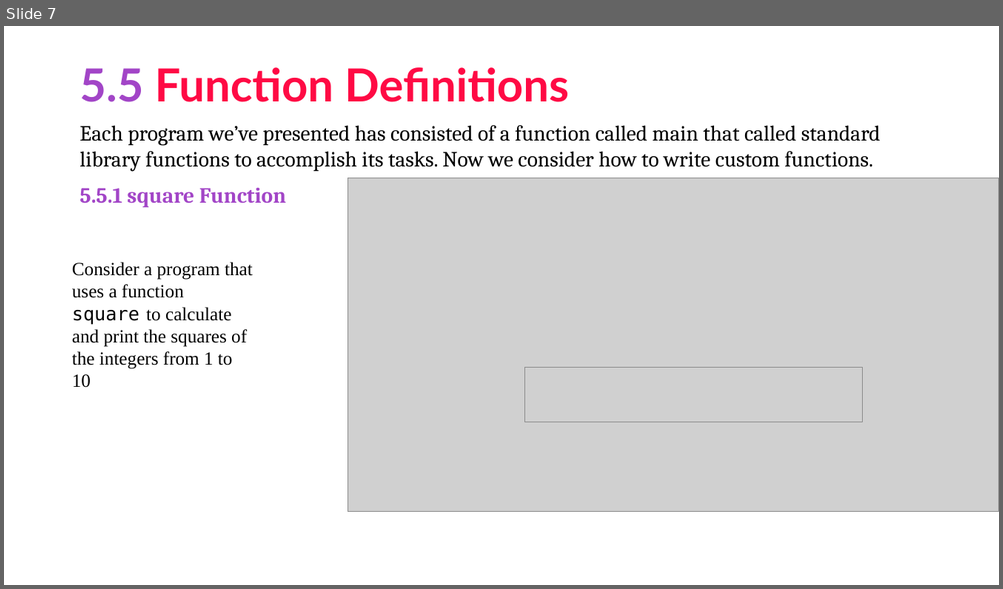
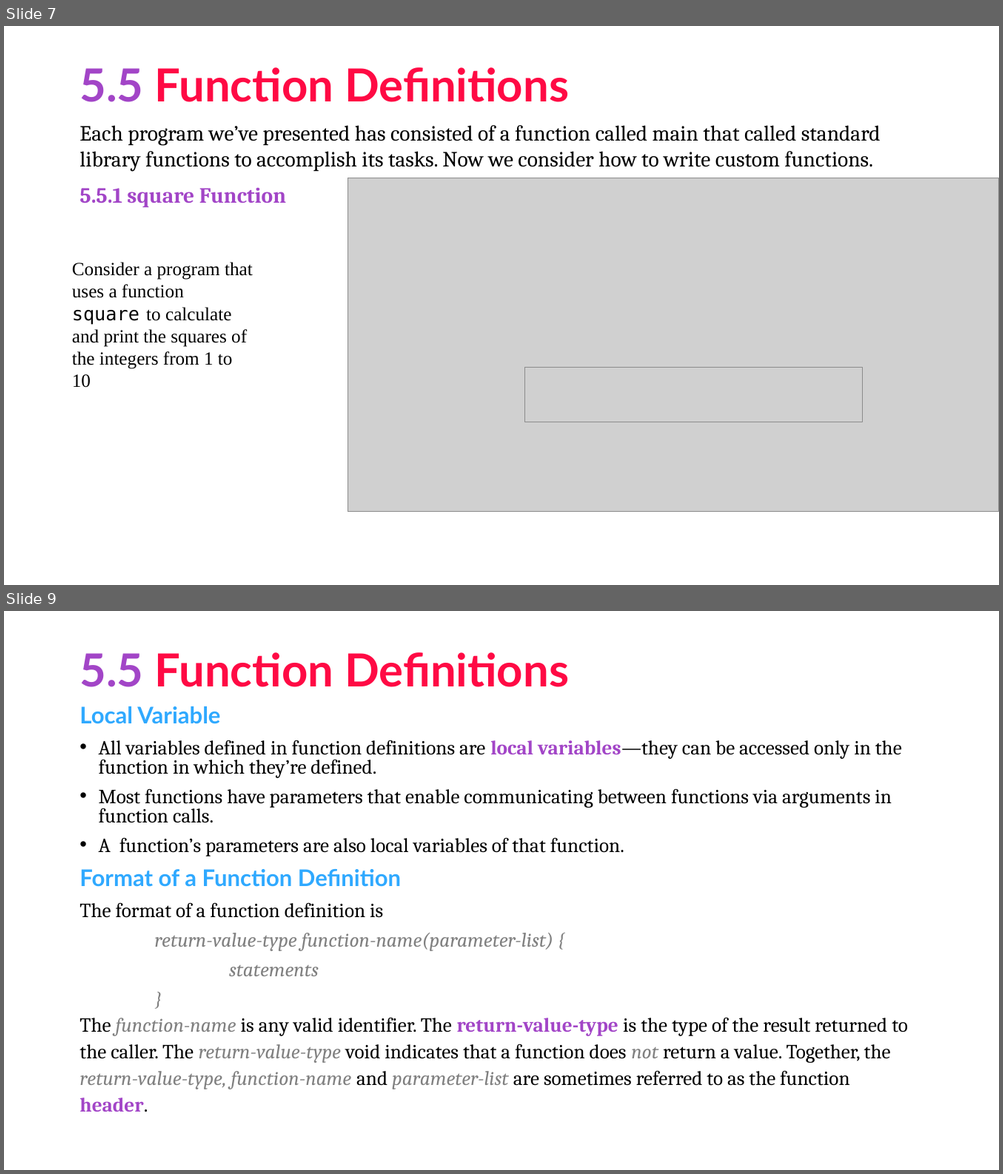
Before and after one commit to asimriaz/FOP, a slide deck: Chapter 5.pptx. Shown one above the other, each under a label of ours: slide 7 before the commit, slides 7 and 9 after it; the slides between them are not shown. The pictures are 1003x589 and 1003x1174 pixels, drawn with LibreOffice and Linux fonts; fonts in the diff are those of the drawing; grey boxes stand for pictures. Boxes give left, top, right and bottom in pixels: in the first picture for what was removed or moved away, otherwise in the second. Text is boxed around its words. In the diff, an @@ line names an element or a change of style, - is before the commit and + after.

```diff
--- a/Chapter 5.pptx
+++ b/Chapter 5.pptx
@@ slide 9 added at <box>4,611,999,1170</box>, background #FFFFFF @@
@@ title added at <box>79,652,569,687</box>, 44 pt, text #FF0A44, bold @@
+5.5 Function Definitions
@@ text added at <box>79,706,908,1112</box>, 19.4 pt, text #000000 @@
+Local Variable
+• All variables defined in function definitions are local variables—they can be accessed only in the function in which they’re defined.
+• Most functions have parameters that enable communicating between functions via arguments in function calls.
+• A function’s parameters are also local variables of that function.
+Format of a Function Definition
+The format of a function definition is
+return-value-type function-name(parameter-list) {
+statements
+}
+The function-name is any valid identifier. The return-value-type is the type of the result returned to the caller. The return-value-type void indicates that a function does not return a value. Together, the return-value-type, function-name and parameter-list are sometimes referred to as the function header.
```
Also in this commit, not shown: 19 other slides added.
